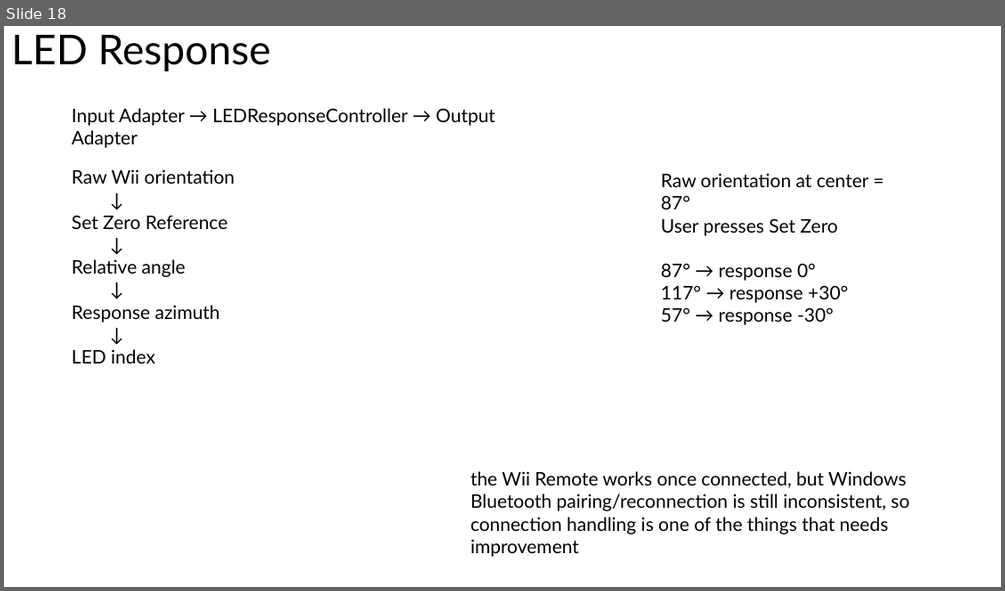
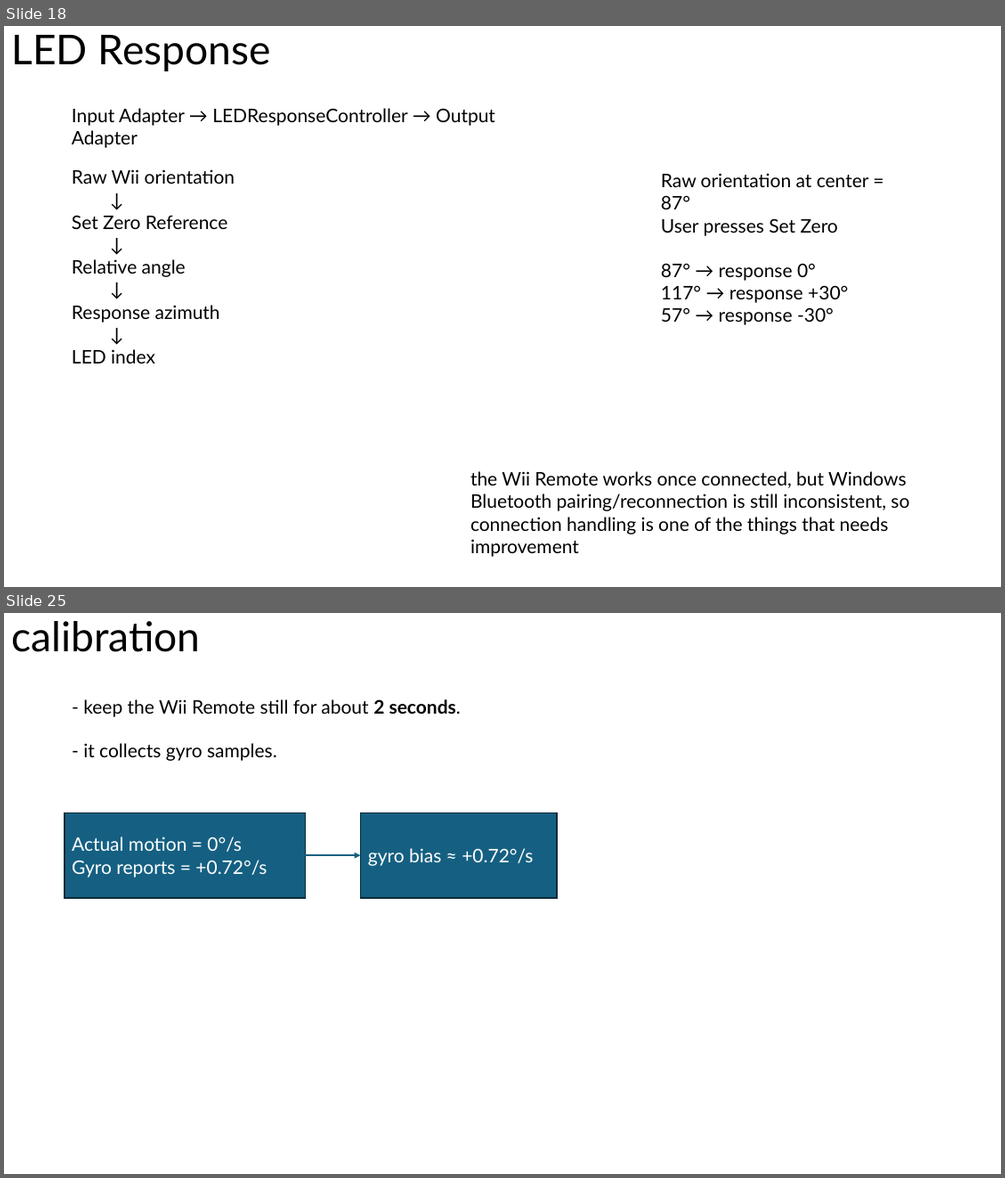
Before and after one commit to Won-Jang/VisualTrackingCore, a slide deck: docs/doc.pptx. Shown one above the other, each under a label of ours: slide 18 before the commit, slides 18 and 25 after it; the slides between them are not shown. The pictures are 1005x591 and 1005x1178 pixels, drawn with LibreOffice and Linux fonts; fonts in the diff are those of the drawing. Boxes give left, top, right and bottom in pixels: in the first picture for what was removed or moved away, otherwise in the second. Text is boxed around its words. In the diff, an @@ line names an element or a change of style, - is before the commit and + after.

```diff
--- a/docs/doc.pptx
+++ b/docs/doc.pptx
@@ slide 25 added at (4, 613, 1001, 1174), background #FFFFFF @@
@@ title added at (11, 621, 200, 652), 39.6 pt, text #000000 @@
+calibration
@@ text added at (83, 699, 461, 717), 18 pt, text #000000 @@
+- keep the Wii Remote still for about 2 seconds.
@@ text added at (83, 743, 277, 761), 18 pt, text #000000 @@
+- it collects gyro samples.
@@ rectangle added at (65, 812, 306, 897), fill #156082, outline #092A39 1.5 pt, 18 pt, text #FFFFFF @@
+Actual motion = 0°/s
+Gyro reports = +0.72°/s
@@ rectangle added at (361, 812, 558, 897), fill #156082, outline #092A39 1.5 pt, 18 pt, text #FFFFFF @@
+gyro bias ≈ +0.72°/s
@@ arrow added from (299, 855) to (361, 855), #156082 1.5 pt @@
```
Also in this commit, not shown: 11 other slides added, 4 slides removed.
